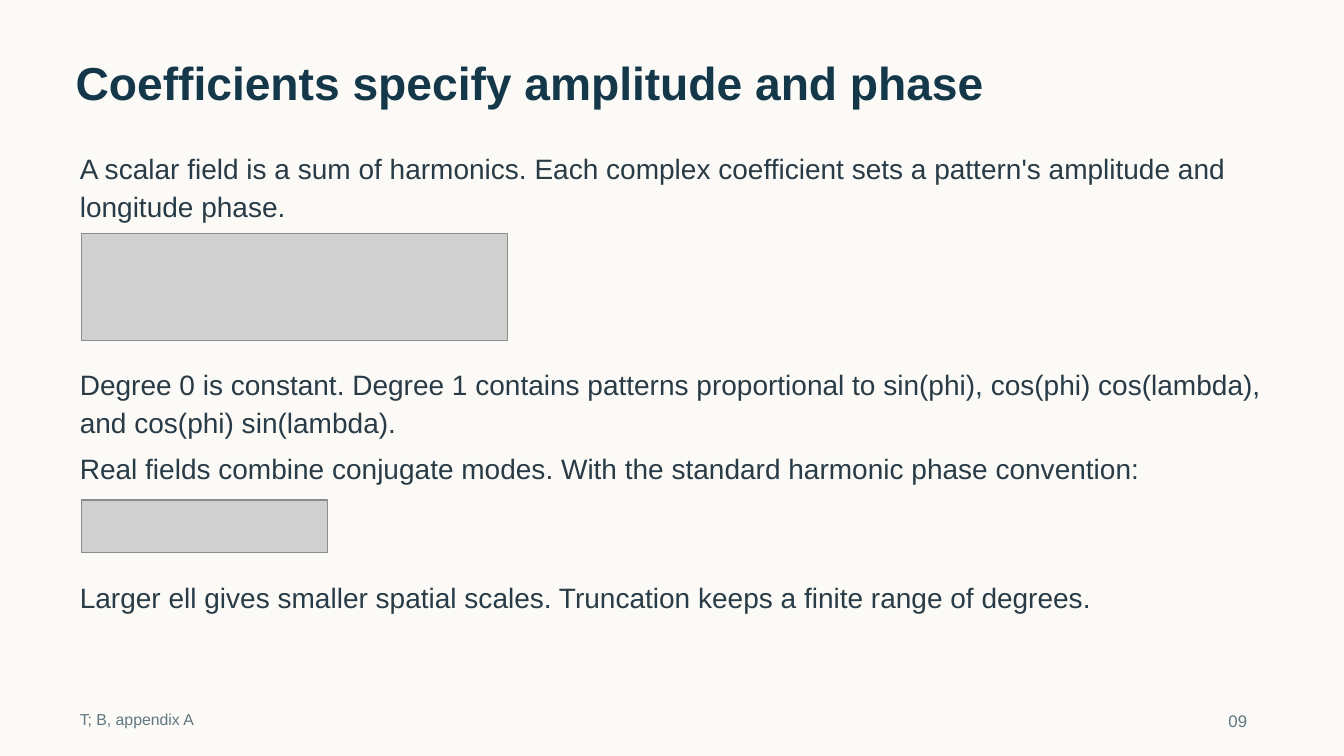
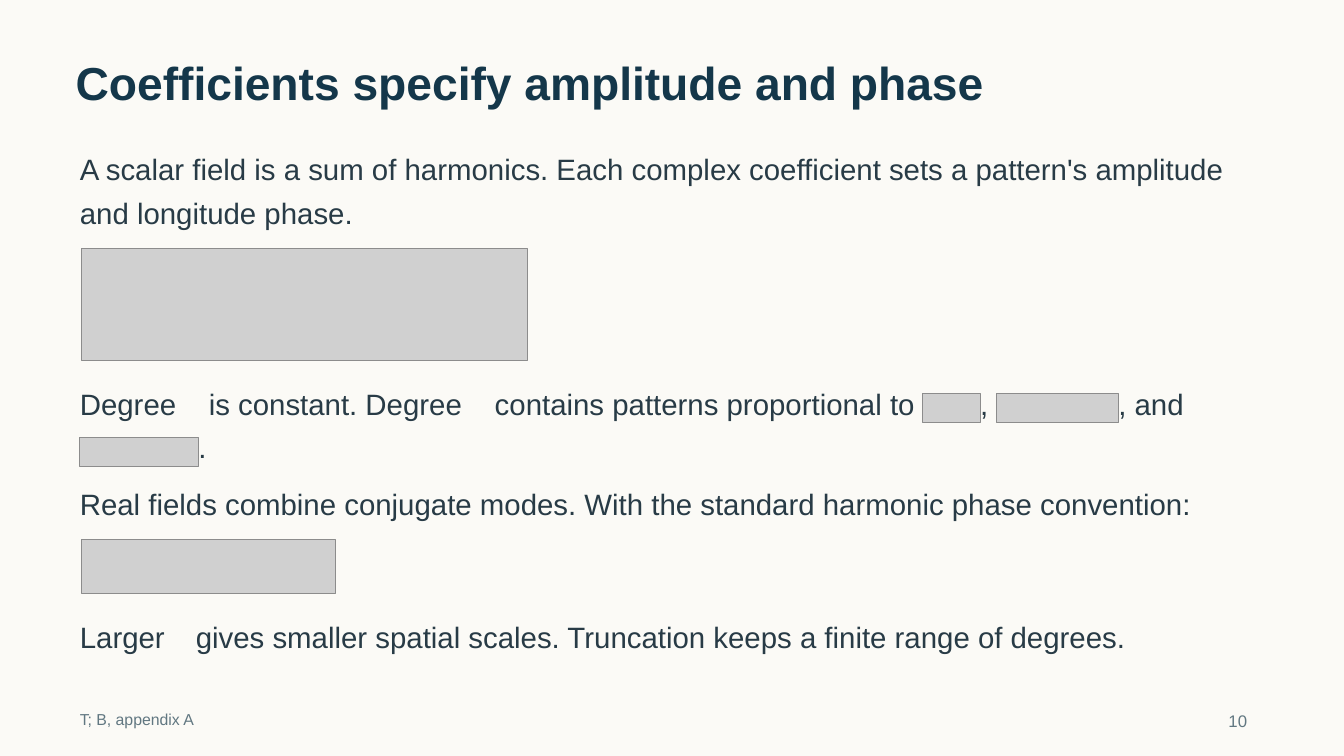
Before and after one commit to tglanz/climatology, a slide deck: slide 10 of presentations/bve-harmonics-sfno/bve-harmonics-sfno.pptx (slide 9 before the commit). Drawn at 1344x756 pixels with LibreOffice and Linux fonts; fonts in the diff are those of the drawing; grey boxes stand for pictures; background and template pictures are left out. Boxes give left, top, right and bottom in pixels: in the first picture for what was removed or moved away, otherwise in the second. Text is boxed around its words. In the diff, an @@ line names an element or a change of style, - is before the commit and + after.

```diff
--- a/presentations/bve-harmonics-sfno/bve-harmonics-sfno.pptx
+++ b/presentations/bve-harmonics-sfno/bve-harmonics-sfno.pptx
@@ text at (80, 158, 1223, 186): text changed; size 20 to 21 pt @@
-A scalar field is a sum of harmonics. Each complex coefficient sets a pattern's amplitude and longitude phase.
+A scalar field is a sum of harmonics. Each complex coefficient sets a pattern's amplitude
@@ text added at (80, 202, 352, 230), 21 pt, text #283B46 @@
+and longitude phase.
@@ picture: place and size @@
-picture at (82, 233, 508, 340)
+picture at (82, 249, 527, 360)
@@ text removed at (80, 374, 1260, 438) @@
-Degree 0 is constant. Degree 1 contains patterns proportional to sin(phi), cos(phi) cos(lambda), and cos(phi) sin(lambda).
@@ text added at (980, 381, 1000, 425), 21 pt, text #283B46 @@
+,
@@ text added at (80, 394, 176, 420), 21 pt, text #283B46 @@
+Degree
@@ text added at (209, 393, 461, 420), 21 pt, text #283B46 @@
+is constant. Degree
@@ text added at (495, 393, 914, 420), 21 pt, text #283B46 @@
+contains patterns proportional to
@@ picture added at (924, 394, 981, 423) @@
@@ picture added at (997, 394, 1119, 423) @@
@@ text added at (1135, 393, 1184, 416), 21 pt, text #283B46 @@
+, and
@@ picture added at (80, 438, 199, 467) @@
@@ text added at (199, 425, 211, 470), 21 pt, text #283B46 @@
+.
@@ text "Real fields combine conjugate modes. ...": place and size @@
-text "Real fields combine conjugate modes. ..." at (80, 458, 1139, 484)
+text "Real fields combine conjugate modes. ..." at (80, 493, 1190, 521)
@@ text "Real fields combine conjugate modes. ..." at (80, 493, 1190, 521): size 20 to 21 pt @@
@@ picture removed at (82, 500, 327, 553) @@
@@ picture added at (82, 539, 336, 593) @@
@@ text added at (80, 627, 165, 653), 21 pt, text #283B46 @@
+Larger
@@ text at (196, 626, 1125, 653): text changed; size 20 to 21 pt @@
-Larger ell gives smaller spatial scales. Truncation keeps a finite range of degrees.
+gives smaller spatial scales. Truncation keeps a finite range of degrees.
@@ text at (1228, 715, 1247, 727): text changed @@
-09
+10
```
Also in this commit, not shown: 28 other slides changed, 19 slides added, 1 slide removed, 4 other files.
